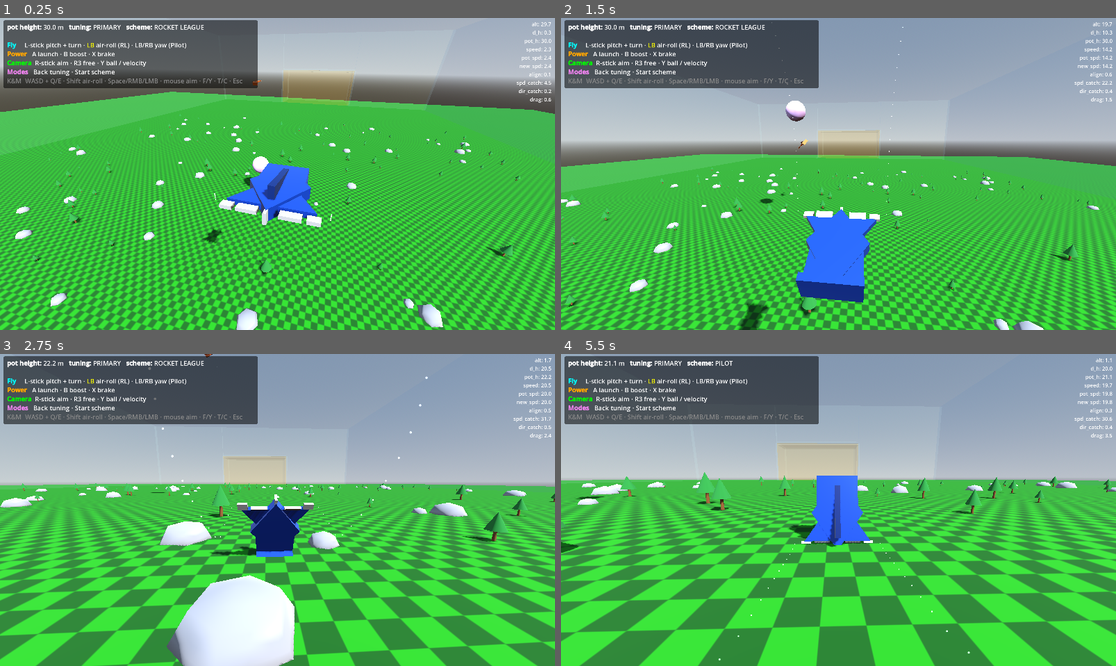
Above: before the commit, frames 1-4 (two rows, left to right).
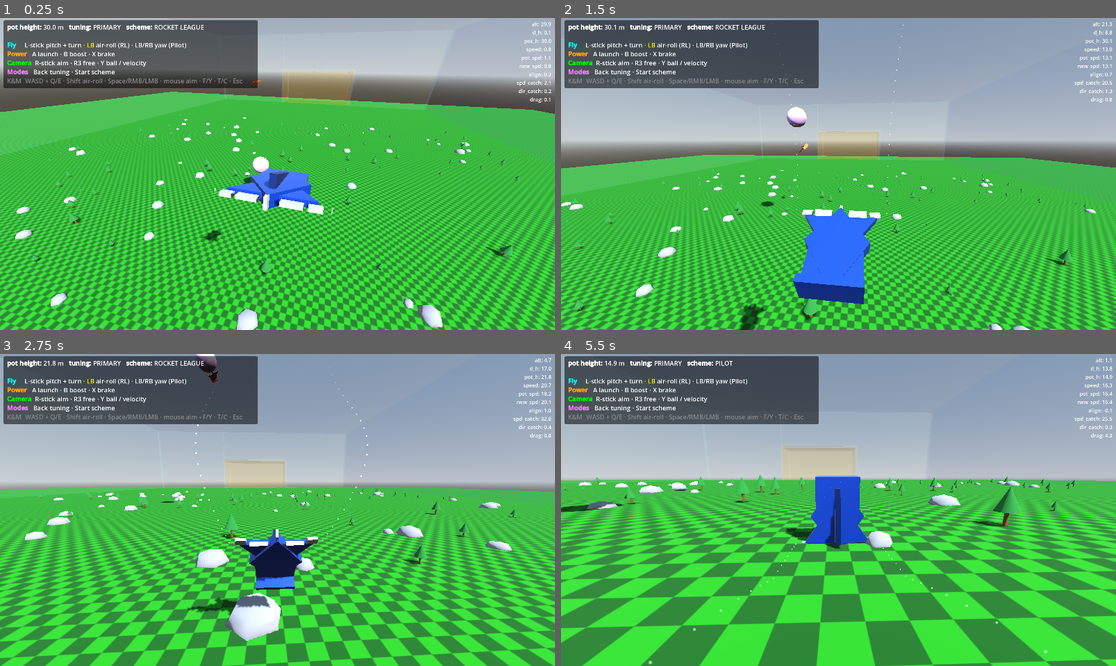
Above: after the commit, the same moments.

Repository: westonkelliher/glider
Game: Godot game, scene res://scenes/main.tscn
The game is run twice, just before and just after one commit, with the same random seed, the same clock (stepped at 60 frames per second) and the same inputs.
Inputs (mouse positions are in pixels of both pictures, inside the frame that each line leads up to):
- Up to frame 1 (0.25 s): no input
- Up to frame 2 (1.5 s): tap Enter at 0.5 s; move the mouse to (866, 174) at 0.52 s; press the mouse at (866, 174) at 0.53 s; hold W (move_forward) from 0.53 s (still down); move the mouse to (810, 174) at 1.27 s; release the mouse at (810, 174) at 1.28 s; tap Shift (air_roll) at 1.35 s
- Up to frame 3 (2.75 s): keep holding W (move_forward); move the mouse to (288, 503) at 2.02 s; hold Right mouse button (boost) from 2.03 s (still down)
- Up to frame 4 (5.5 s): keep holding W (move_forward); move the mouse to (832, 516) at 2.77 s; release Right mouse button (boost) at 2.78 s; tap Y (cam_ball_toggle) at 2.85 s; move the mouse to (877, 513) at 3.52 s; tap F (cam_free) at 3.6 s; move the mouse to (794, 506) at 4.27 s; tap Space (launch) at 4.35 s; move the mouse to (844, 510) at 5.02 s; hold C (toggle_scheme) from 5.03 s (still down)

The runs differ from the first frame. In frame 1, 2.1% of the frame differs, in the area x 2-100%, y 1-100%; in frame 2, 23%; in frame 3, 35%; in frame 4, 50%, in the area x 0-100%, y 2-100%.

Commit message:
Fix air_friction smoothing: rate 200->3 so brake eases instead of snapping
Co-Authored-By: Claude Opus 4.8 (1M context) <noreply@anthropic.com>

Diff:
--- a/scripts/glider_body.gd
+++ b/scripts/glider_body.gd
@@ -166,7 +166,7 @@
 	## momentum. Smooth toward the target so the discrete X button (snaps 0->1)
 	## doesn't jolt; the analog trigger already varies smoothly.
 	var target_friction := lerpf(1.0, 0.08, ctl.hand_brake)
-	air_friction = move_toward(air_friction, target_friction, 200.0 * delta)
+	air_friction = move_toward(air_friction, target_friction, 3.0 * delta)
 	pull_in_wings(ctl.hand_brake)
 	#
 	## current values
